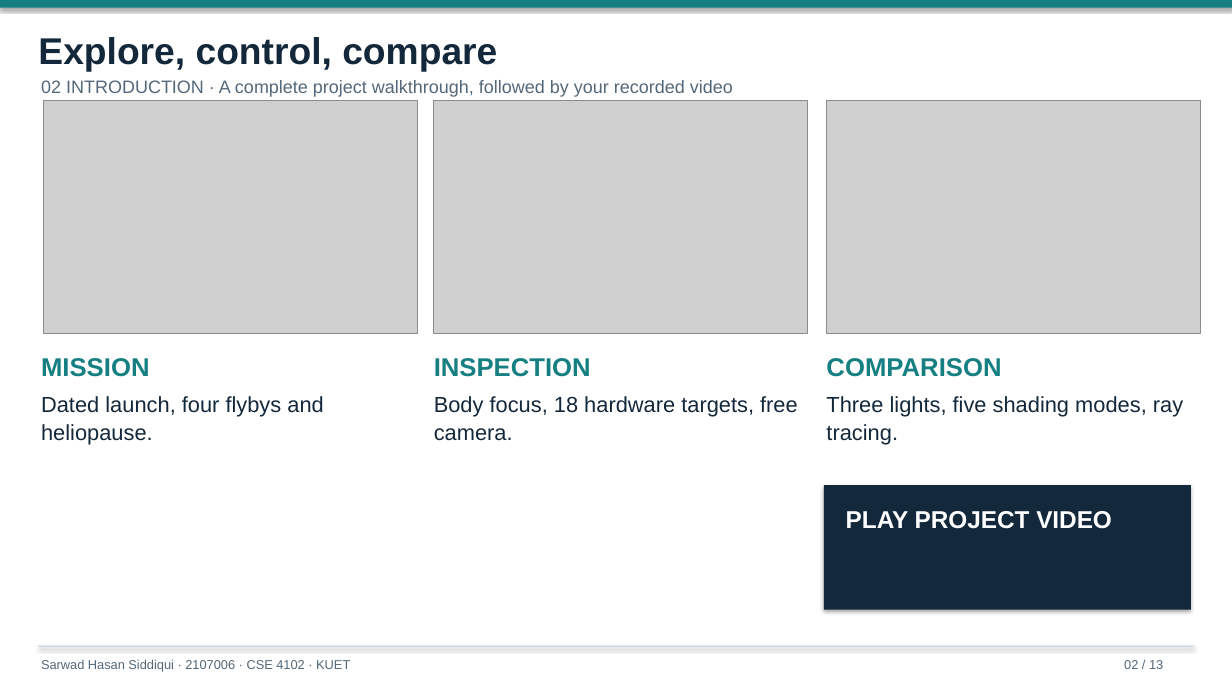
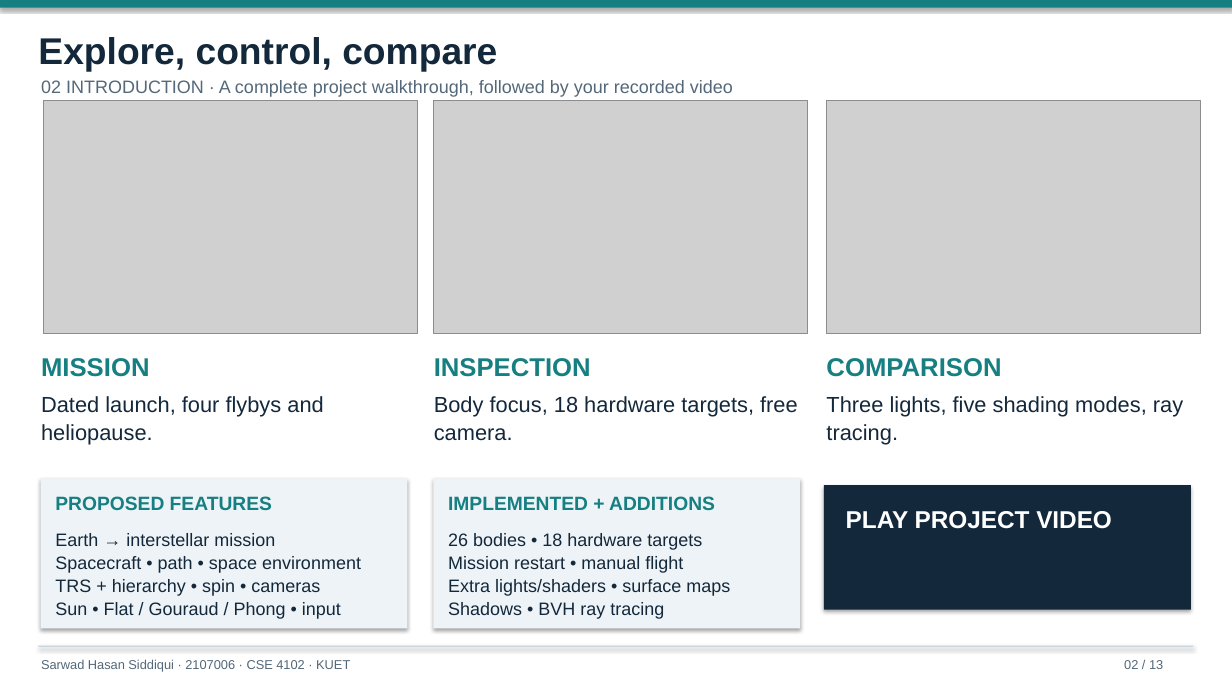
Before and after one commit to Rockstatata/Voyager-2, a slide deck: slide 2 of docs/report/Final-Presentation.pptx. Drawn at 1232x693 pixels with LibreOffice and Linux fonts; fonts in the diff are those of the drawing; grey boxes stand for pictures. Boxes give left, top, right and bottom in pixels: in the first picture for what was removed or moved away, otherwise in the second. Text is boxed around its words. In the diff, an @@ line names an element or a change of style, - is before the commit and + after.

Commit message:
Add proposal and implemented scope to edited slides

```diff
--- a/docs/report/Final-Presentation.pptx
+++ b/docs/report/Final-Presentation.pptx
@@ rectangle added at (x1=41, y1=479, x2=408, y2=628), fill #EDF3F6 @@
@@ rectangle added at (x1=433, y1=479, x2=800, y2=628), fill #EDF3F6 @@
@@ text added at (x1=55, y1=496, x2=272, y2=510), 15 pt, text #167F82, bold @@
+PROPOSED FEATURES
@@ text added at (x1=448, y1=496, x2=715, y2=510), 15 pt, text #167F82, bold @@
+IMPLEMENTED + ADDITIONS
@@ text added at (x1=55, y1=533, x2=361, y2=619), 14 pt, text #14283B @@
+Earth → interstellar mission
+Spacecraft • path • space environment
+TRS + hierarchy • spin • cameras
+Sun • Flat / Gouraud / Phong • input
@@ text added at (x1=448, y1=533, x2=730, y2=619), 14 pt, text #14283B @@
+26 bodies • 18 hardware targets
+Mission restart • manual flight
+Extra lights/shaders • surface maps
+Shadows • BVH ray tracing
```
Also in this commit, not shown: 9 other files.
